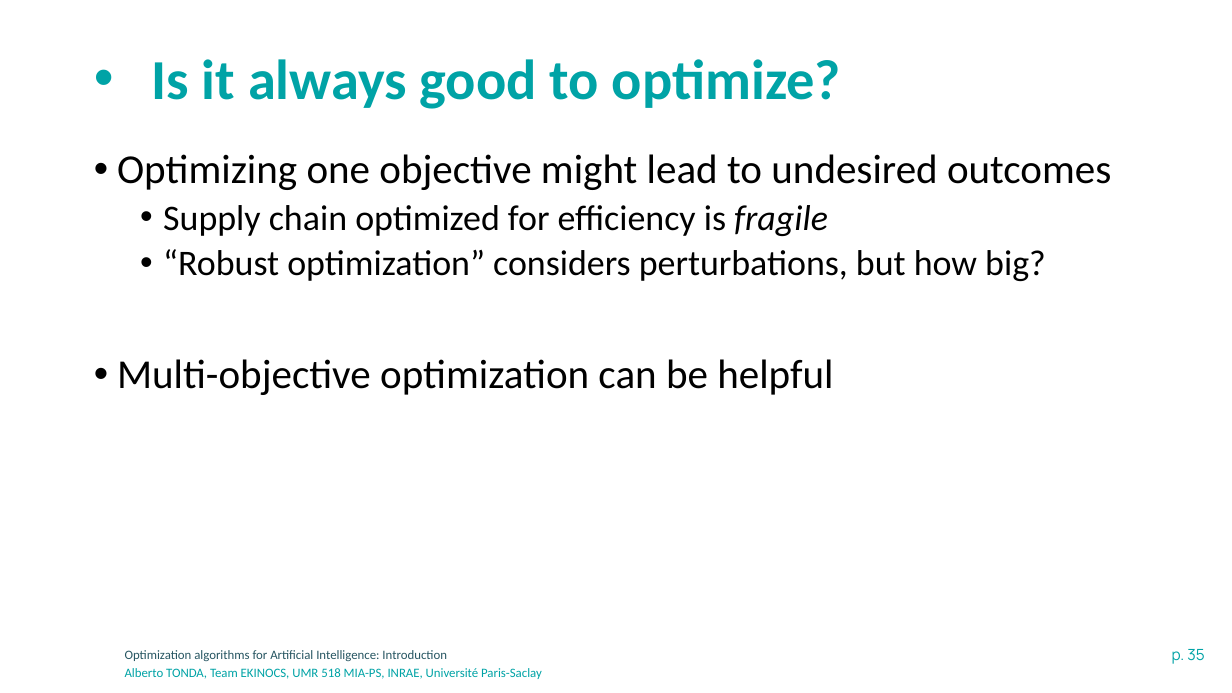
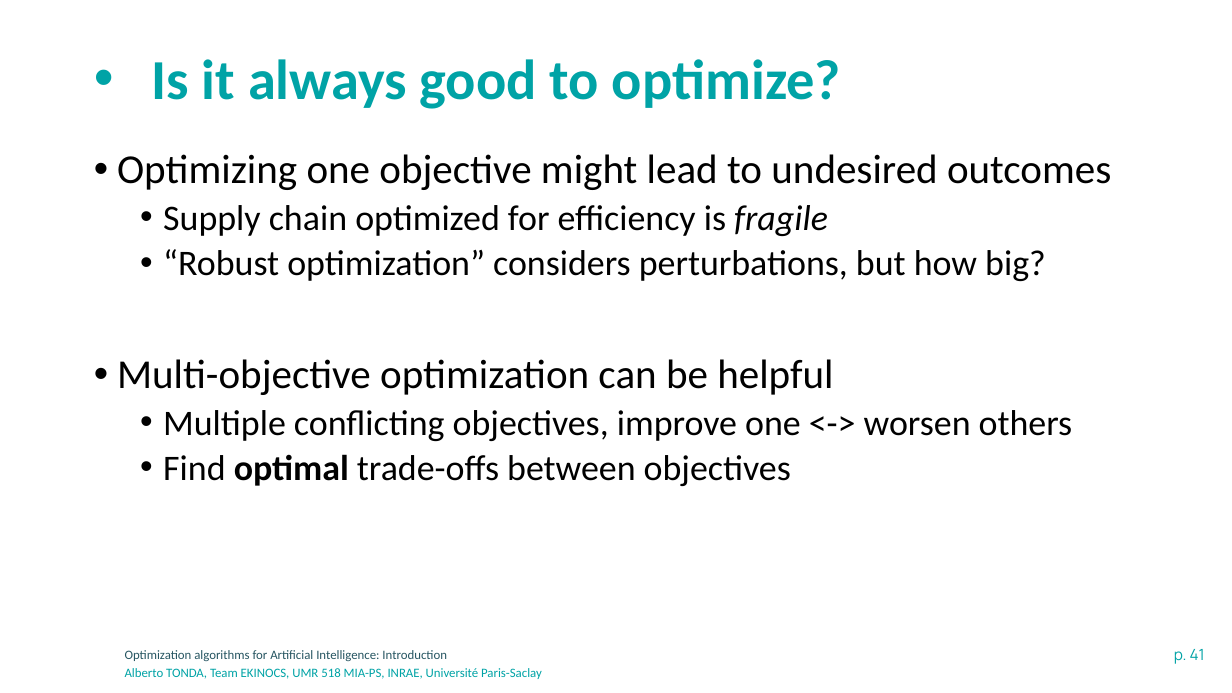
Before and after one commit to albertotonda/teaching, a slide deck: slide 41 of optimization-methods-for-artificial-intelligence/introduction.pptx (slide 35 before the commit). Drawn at 1232x693 pixels with LibreOffice and Linux fonts; fonts in the diff are those of the drawing; background and template pictures are left out. Boxes give left, top, right and bottom in pixels: in the first picture for what was removed or moved away, otherwise in the second. Text is boxed around its words. In the diff, an @@ line names an element or a change of style, - is before the commit and + after.

```diff
--- a/optimization-methods-for-artificial-intelligence/introduction.pptx
+++ b/optimization-methods-for-artificial-intelligence/introduction.pptx
@@ text at [163,410,1073,486]: paragraphs added @@
+  • Multiple conflicting objectives, improve one <-> worsen others
+  • Find optimal trade-offs between objectives
@@ page number at [1174,649,1205,664]: text changed @@
-p. 35
+p. 41
```
Also in this commit, not shown: 5 other slides changed, 6 slides added, 9 other files.
